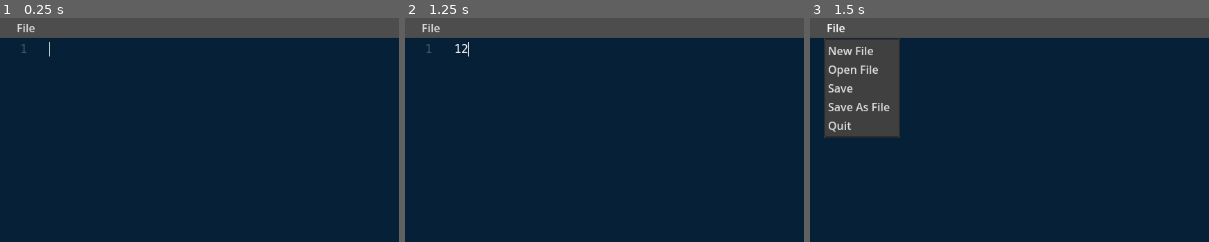
Above: before the commit, frames 1-3 (left to right).
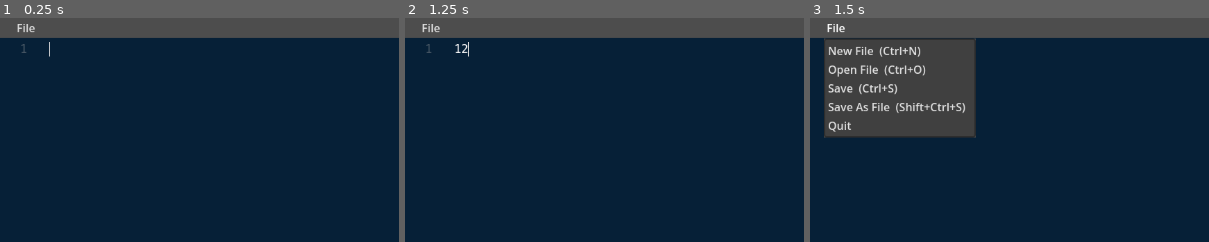
Above: after the commit, the same moments.

Repository: tkmfujise/Godot-general_purpose-examples
Game: Godot game, scene res://Main.tscn
The game is run twice, just before and just after one commit, with the same random seed, the same clock (stepped at 60 frames per second) and the same inputs.
Inputs (mouse positions are % of the whole screen's width and height, from its top left):
- Up to frame 1 (0.25 s): no input
- Up to frame 2 (1.25 s): click (50, 52) at 0.52 s; type "12" at 0.6 s
- Up to frame 3 (1.5 s): click "File" at 1.25 s
The pictures show only the part of the screen within x 0-50%, y 0-50%; the shares and areas given below are measured in that part.

Frames 1-2 are identical in both runs. In frame 3, 8.8% of the frame differs, in the area x 12-42%, y 8-54%.

Commit message:
「File」プルダウンにショートカットキーのラベルを追加

Diff:
--- /dev/null
+++ b/Editor/FileMenu.gd
@@ -0,0 +1,28 @@
+extends MenuButton
+
+const SHORTCUT_KEY_MAPPING = {
+    0: "file_new",
+    1: "file_open",
+    2: "file_save",
+    3: "file_save_as",
+}
+
+
+func _ready() -> void:
+    add_shortcut_key_lables_to_popup(get_popup())
+
+
+func add_shortcut_key_lables_to_popup(popup: PopupMenu) -> void:
+    for i in item_count:
+        var id = popup.get_item_id(i)
+        if SHORTCUT_KEY_MAPPING.has(id):
+            var str = popup.get_item_text(i)
+            popup.set_item_text(i, str + \
+                "  (" + shortcut_key_of(SHORTCUT_KEY_MAPPING[id]) + ")"
+            )
+
+
+func shortcut_key_of(event_name: String) -> String:
+    var event = InputMap.action_get_events(event_name)[0]
+    var str = OS.get_keycode_string(event.get_keycode_with_modifiers())
+    return str.replace("Command", "⌘")
--- a/Editor/Main.gd
+++ b/Editor/Main.gd
@@ -84,10 +84,10 @@
         new_file()
     elif event.is_action_pressed("file_open"):
         $OpenFileDialog.popup()
+    elif event.is_action_pressed("file_save_as"):
+        $SaveFileDialog.popup()
     elif event.is_action_pressed("file_save"):
         save_file()
-    elif event.is_action_pressed("file_save_as"):
-        $SaveFileDialog.popup()
 
 
 func _on_file_menu_selected(id: int) -> void:
--- a/Editor/Main.tscn
+++ b/Editor/Main.tscn
@@ -1,8 +1,9 @@
-[gd_scene load_steps=5 format=3 uid="uid://cns8upmvp0f0x"]
+[gd_scene load_steps=6 format=3 uid="uid://cns8upmvp0f0x"]
 
 [ext_resource type="Script" path="res://Main.gd" id="1_4tag4"]
 [ext_resource type="FontFile" uid="uid://gavtqobtcvgh" path="res://fonts/Menlo-Regular.ttf" id="2_i2ekb"]
 [ext_resource type="Script" path="res://CodeArea.gd" id="3_wuq7h"]
+[ext_resource type="Script" path="res://FileMenu.gd" id="4_p7uto"]
 
 [sub_resource type="Theme" id="Theme_siim0"]
 TextEdit/font_sizes/font_size = 17
@@ -64,6 +65,7 @@
 popup/item_3/id = 3
 popup/item_4/text = "Quit"
 popup/item_4/id = 4
+script = ExtResource("4_p7uto")
 
 [node name="OpenFileDialog" type="FileDialog" parent="."]
 title = "Open a File"
--- a/Editor/project.godot
+++ b/Editor/project.godot
@@ -27,21 +27,21 @@
 
 file_open={
 "deadzone": 0.5,
-"events": [Object(InputEventKey,"resource_local_to_scene":false,"resource_name":"","device":-1,"window_id":0,"alt_pressed":false,"shift_pressed":false,"ctrl_pressed":false,"meta_pressed":true,"pressed":false,"keycode":0,"physical_keycode":79,"key_label":0,"unicode":0,"echo":false,"script":null)
+"events": [Object(InputEventKey,"resource_local_to_scene":false,"resource_name":"","device":-1,"window_id":0,"command_or_control_autoremap":true,"alt_pressed":false,"shift_pressed":false,"pressed":false,"keycode":79,"physical_keycode":0,"key_label":0,"unicode":111,"echo":false,"script":null)
 ]
 }
 file_save={
 "deadzone": 0.5,
-"events": [Object(InputEventKey,"resource_local_to_scene":false,"resource_name":"","device":-1,"window_id":0,"alt_pressed":false,"shift_pressed":false,"ctrl_pressed":false,"meta_pressed":true,"pressed":false,"keycode":0,"physical_keycode":83,"key_label":0,"unicode":0,"echo":false,"script":null)
+"events": [Object(InputEventKey,"resource_local_to_scene":false,"resource_name":"","device":-1,"window_id":0,"command_or_control_autoremap":true,"alt_pressed":false,"shift_pressed":false,"pressed":false,"keycode":83,"physical_keycode":0,"key_label":0,"unicode":115,"echo":false,"script":null)
 ]
 }
 file_save_as={
 "deadzone": 0.5,
-"events": [Object(InputEventKey,"resource_local_to_scene":false,"resource_name":"","device":-1,"window_id":0,"alt_pressed":false,"shift_pressed":true,"ctrl_pressed":false,"meta_pressed":true,"pressed":false,"keycode":0,"physical_keycode":83,"key_label":0,"unicode":0,"echo":false,"script":null)
+"events": [Object(InputEventKey,"resource_local_to_scene":false,"resource_name":"","device":-1,"window_id":0,"command_or_control_autoremap":true,"alt_pressed":false,"shift_pressed":true,"pressed":false,"keycode":83,"physical_keycode":0,"key_label":0,"unicode":0,"echo":false,"script":null)
 ]
 }
 file_new={
 "deadzone": 0.5,
-"events": [Object(InputEventKey,"resource_local_to_scene":false,"resource_name":"","device":-1,"window_id":0,"alt_pressed":false,"shift_pressed":false,"ctrl_pressed":false,"meta_pressed":true,"pressed":false,"keycode":0,"physical_keycode":78,"key_label":0,"unicode":0,"echo":false,"script":null)
+"events": [Object(InputEventKey,"resource_local_to_scene":false,"resource_name":"","device":-1,"window_id":0,"command_or_control_autoremap":true,"alt_pressed":false,"shift_pressed":false,"pressed":false,"keycode":78,"physical_keycode":0,"key_label":0,"unicode":110,"echo":false,"script":null)
 ]
 }
